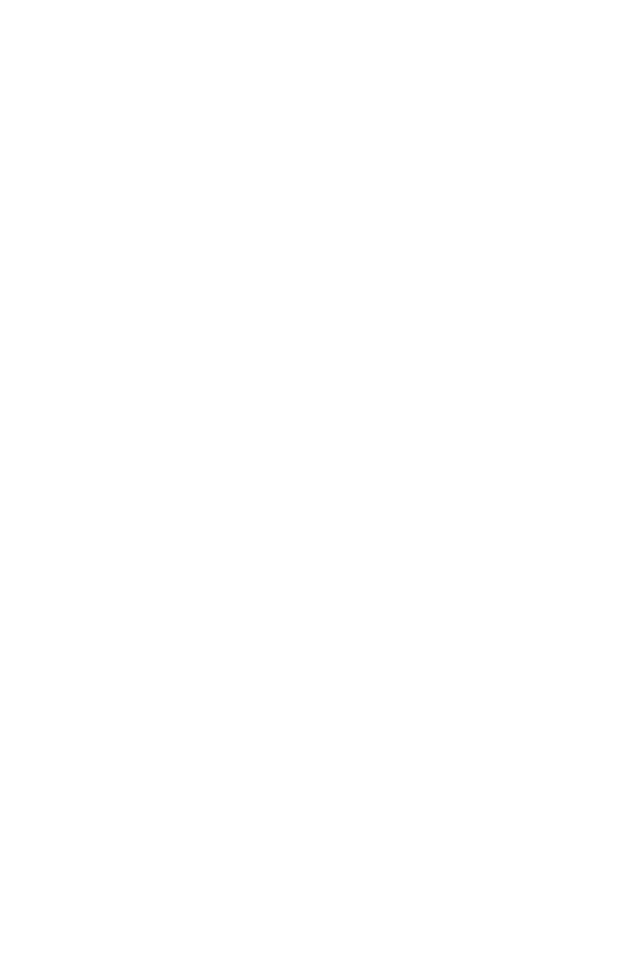
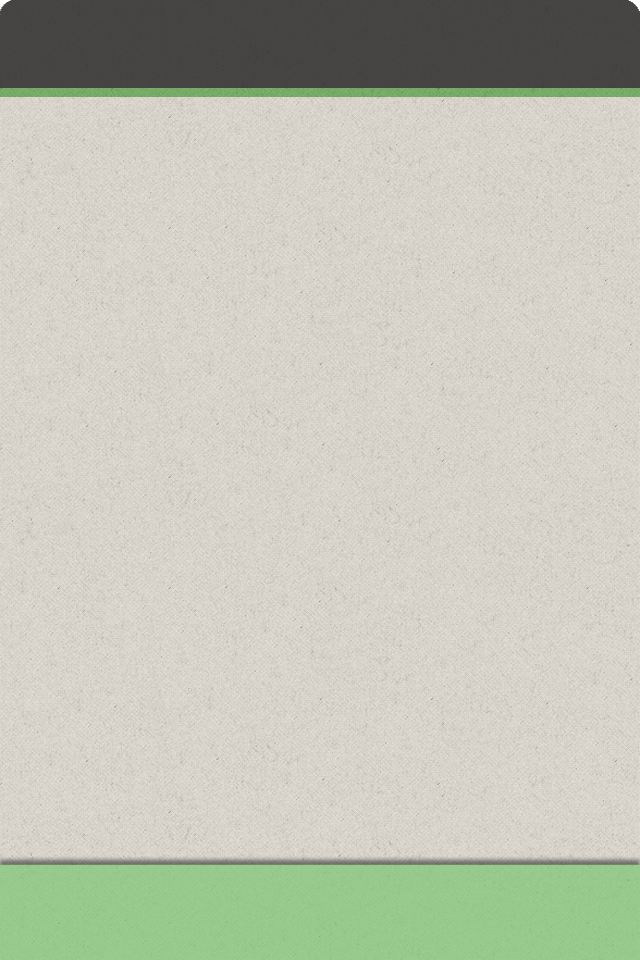
Before/after of a w=640, h=960 layered artwork. What changed in the layer stack:
added layer "Фигура 1" (64%) above "navigationBar@2x" over [0, 864, 640, 960]
added layer "navigationBar@2x" (84%) above "bedge_grunge_@2X копия 2" over [0, 0, 640, 88]
added layer "bedge_grunge_@2X копия 2" above "Слой 0" over [0, 0, 640, 960]
hid "Слой 0" over [0, 0, 640, 960]
